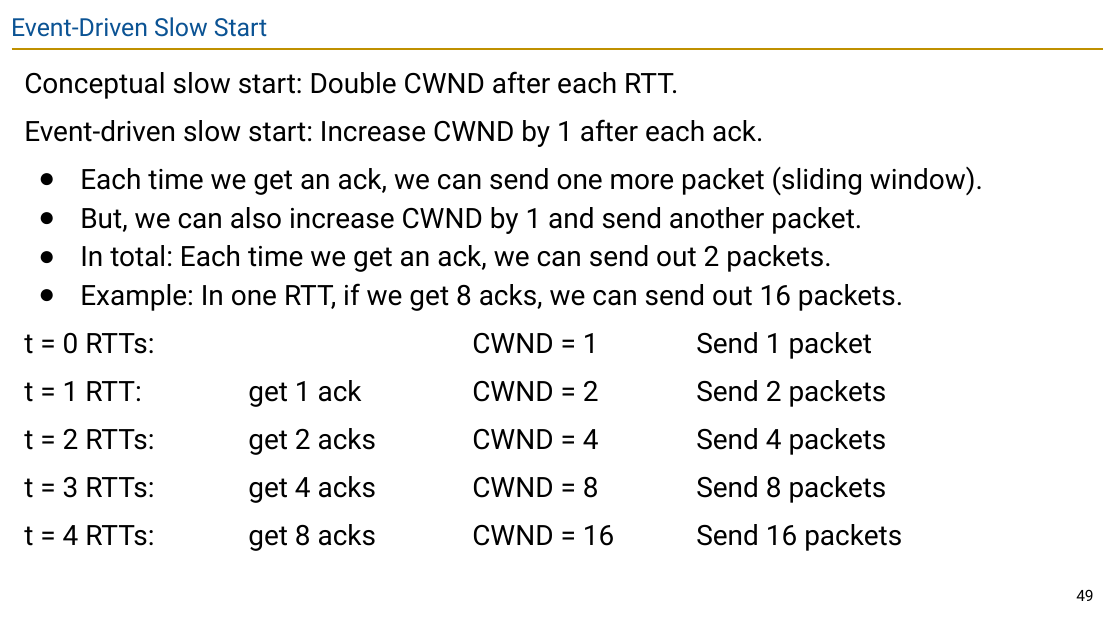
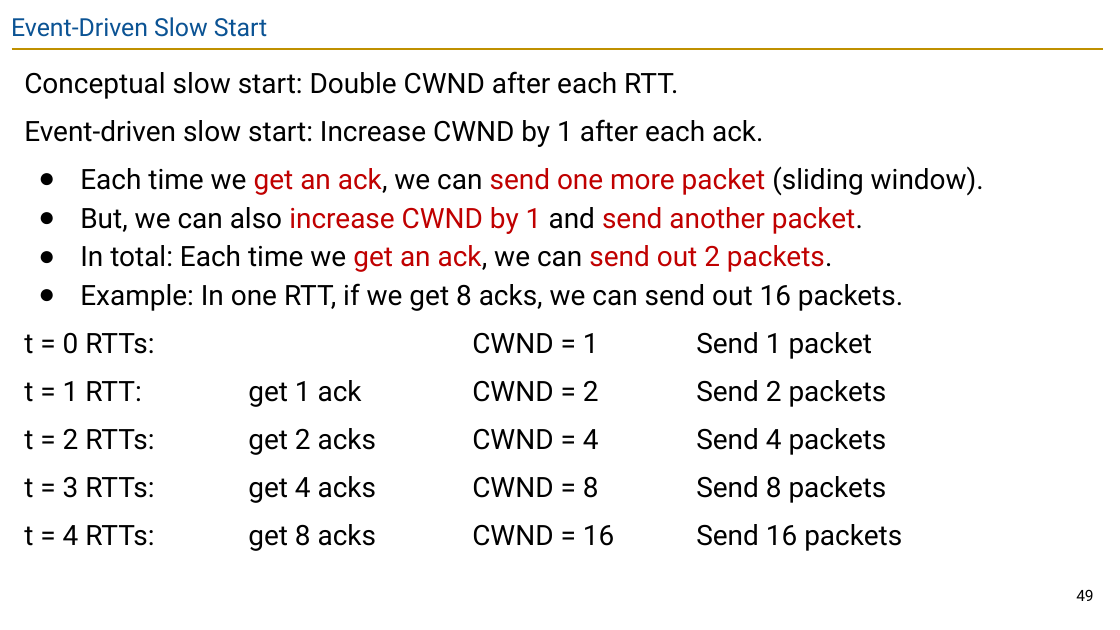
Before and after one commit to guhofstra/CSC175Sp26, a slide deck: slide 49 of PPTs/Lecture 12 - Congestion Control.pptx. Drawn at 1120x630 pixels with LibreOffice and Linux fonts; fonts in the diff are those of the drawing. Boxes give left, top, right and bottom in pixels: in the first picture for what was removed or moved away, otherwise in the second. Text is boxed around its words. In the diff, an @@ line names an element or a change of style, - is before the commit and + after.

```diff
--- a/PPTs/Lecture 12 - Congestion Control.pptx
+++ b/PPTs/Lecture 12 - Congestion Control.pptx
@@ text at [80, 166, 984, 272]: text colour #000000 to #C00000 in "get an ack, send one more packet", "increase CWND by 1 send another packet.", "get an ack, send out 2 packets." @@
```
Also in this commit, not shown: 14 other files.
